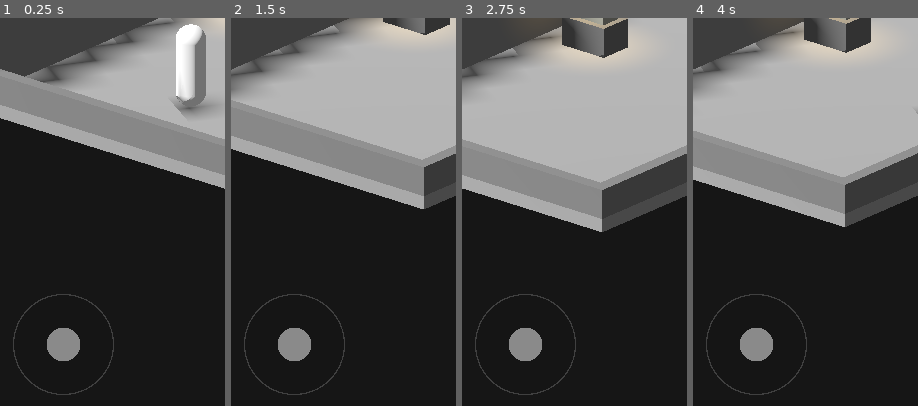
Above: before the commit, frames 1-4 (left to right).
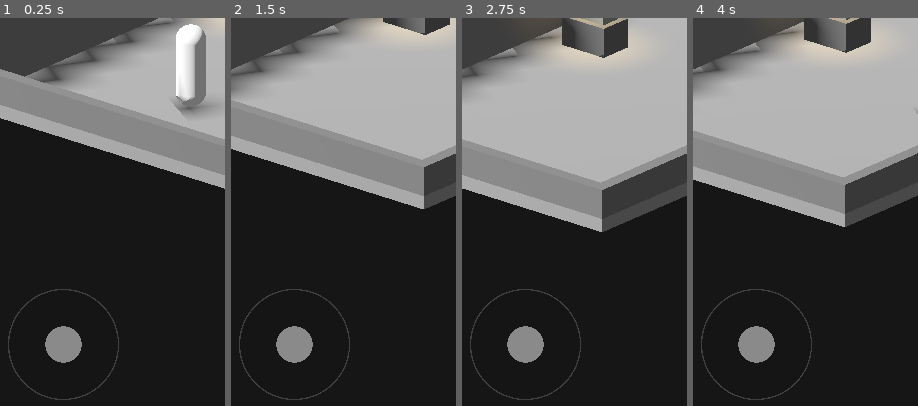
Above: after the commit, the same moments.

Repository: Surgaj/Protocol-Zero
Game: Godot game, scene res://scenes/vertical_slice/scene_01_greybox.tscn
Same seed, same stepped clock (60 frames per second), same inputs: the game is played once before the commit and once after it.
Inputs (mouse positions are % of the whole screen's width and height, from its top left):
- Up to frame 1 (0.25 s): no input
- Up to frame 2 (1.5 s): tap Enter at 0.5 s; move the mouse to (72, 45) at 0.52 s; hold D (move_right) 0.53-1.25 s; click (72, 45) at 0.67 s; drag from (30, 56) to (45, 71) at 1.27 s
- Up to frame 3 (2.75 s): move the mouse to (60, 28) at 2.02 s; hold D (move_right) from 2.03 s (still down); click (60, 28) at 2.17 s
- Up to frame 4 (4 s): release D (move_right) at 2.75 s; drag from (45, 71) to (20, 35) at 2.77 s; move the mouse to (80, 66) at 3.52 s; hold A (move_left) from 3.53 s (still down); click (80, 66) at 3.67 s
The pictures show only the part of the screen within x 3-53%, y 50-100%; the shares and areas given below are measured in that part.

The runs differ from the first frame. In frame 1, 1.1% of the frame differs, in the area x 3-53%, y 69-99%; in frame 2, 1.1%; in frame 3, 1.1%; in frame 4, 1.1%.

Commit message:
Smooth mobile virtual joystick response

Diff:
--- a/godot/scripts/vertical_slice/virtual_stick.gd
+++ b/godot/scripts/vertical_slice/virtual_stick.gd
@@ -1,10 +1,10 @@
 extends Control
 
 # PROTOCOL ZERO — controle virtual de greybox.
-# Visual circular simples para evitar o quadrado/artefato do primeiro teste mobile.
+# Mobile-first: resposta analógica suave, deadzone radial e conversão robusta de coordenadas.
 
-@export var max_radius: float = 62.0
-@export var input_deadzone: float = 0.12
+@export var max_radius: float = 70.0
+@export var input_deadzone: float = 0.10
 
 var _touch_id: int = -1
 var _mouse_active: bool = false
@@ -26,7 +26,7 @@
 	var outer_radius := max_radius + 18.0
 	draw_circle(_center, outer_radius, Color(0.08, 0.08, 0.08, 0.24))
 	draw_arc(_center, outer_radius, 0.0, TAU, 64, Color(1, 1, 1, 0.18), 2.0)
-	draw_circle(_center + _knob_offset, 27.0, Color(0.82, 0.82, 0.82, 0.62))
+	draw_circle(_center + _knob_offset, 29.0, Color(0.82, 0.82, 0.82, 0.62))
 
 func _input(event: InputEvent) -> void:
 	if event is InputEventScreenTouch:
@@ -48,7 +48,7 @@
 			get_viewport().set_input_as_handled()
 		return
 
-	# Mouse também controla o pad para teste desktop da build Web.
+	# Mouse continua disponível para testar a mesma sensação no desktop Web.
 	if event is InputEventMouseButton:
 		var mouse_button := event as InputEventMouseButton
 		if mouse_button.button_index == MOUSE_BUTTON_LEFT:
@@ -71,18 +71,23 @@
 	_release_actions()
 
 func _update_from_global(global_pos: Vector2) -> void:
-	var local_pos := global_pos - global_position
-	var offset := local_pos - _center
+	# Usa a transformação completa do CanvasItem. Isso evita desvio do knob quando o
+	# viewport Web/mobile é escalado para outra resolução física.
+	var local_pos: Vector2 = get_global_transform_with_canvas().affine_inverse() * global_pos
+	var offset: Vector2 = local_pos - _center
 	if offset.length() > max_radius:
 		offset = offset.normalized() * max_radius
-	var vector := offset / max_radius
-	_set_vector(vector)
+	_set_vector(offset / max_radius)
 
-func _set_vector(vector: Vector2) -> void:
+func _set_vector(raw_vector: Vector2) -> void:
 	_release_actions()
 
-	if vector.length() < input_deadzone:
-		vector = Vector2.ZERO
+	var magnitude: float = clampf(raw_vector.length(), 0.0, 1.0)
+	var vector := Vector2.ZERO
+	if magnitude > input_deadzone:
+		# Remove o salto na borda da deadzone: 10% físico vira 0% lógico e cresce suave até 100%.
+		var adjusted_magnitude: float = (magnitude - input_deadzone) / (1.0 - input_deadzone)
+		vector = raw_vector.normalized() * adjusted_magnitude
 
 	if vector.x < 0.0:
 		Input.action_press("move_left", abs(vector.x))
@@ -94,7 +99,7 @@
 	elif vector.y > 0.0:
 		Input.action_press("move_back", vector.y)
 
-	_knob_offset = vector * max_radius
+	_knob_offset = raw_vector.limit_length(1.0) * max_radius
 	queue_redraw()
 
 func _release_actions() -> void:
